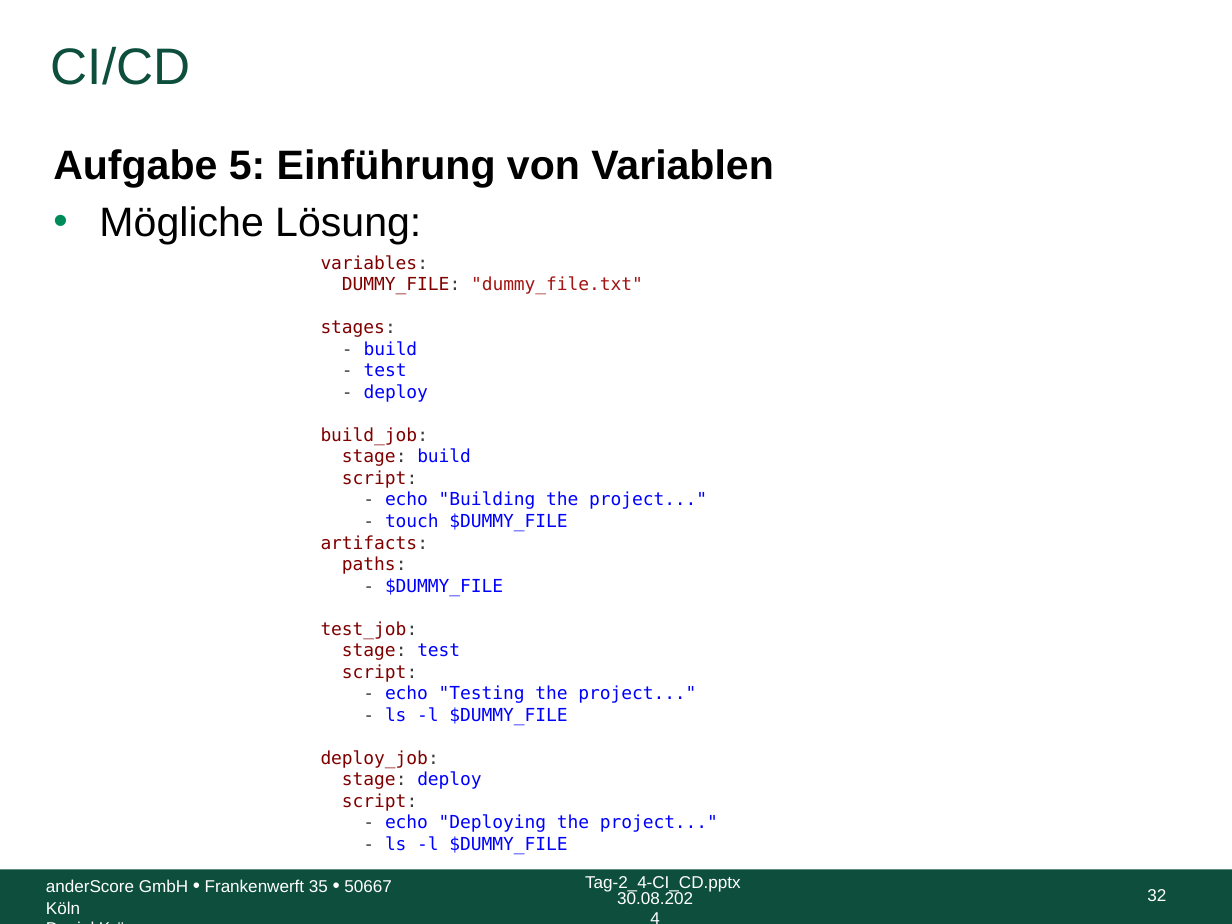
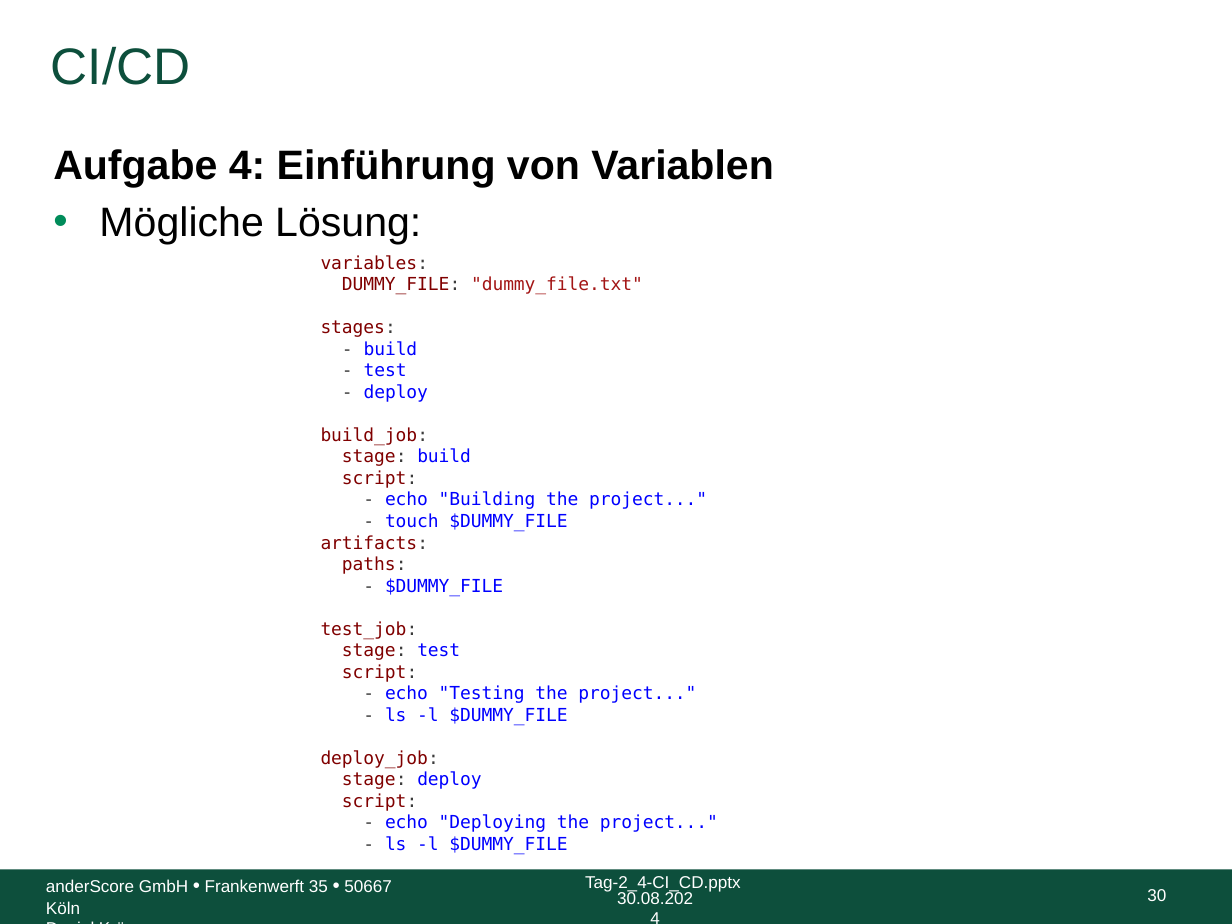
Before and after one commit to anderscore-gmbh/gitlab, a slide deck: slide 30 of slides/Tag-2_4-CI_CD.pptx (slide 32 before the commit). Drawn at 1232x924 pixels with LibreOffice and Linux fonts; fonts in the diff are those of the drawing; background and template pictures are left out. Boxes give left, top, right and bottom in pixels: in the first picture for what was removed or moved away, otherwise in the second. Text is boxed around its words. In the diff, an @@ line names an element or a change of style, - is before the commit and + after.

Commit message:
Aufgaben in 2-4 überarbeitet

```diff
--- a/slides/Tag-2_4-CI_CD.pptx
+++ b/slides/Tag-2_4-CI_CD.pptx
@@ text at (53, 149, 773, 187): text changed @@
-Aufgabe 5: Einführung von Variablen
+Aufgabe 4: Einführung von Variablen
@@ page number at (1147, 889, 1166, 901): text changed @@
-32
+30
```
Also in this commit, not shown: 15 other slides changed, 2 slides removed.
